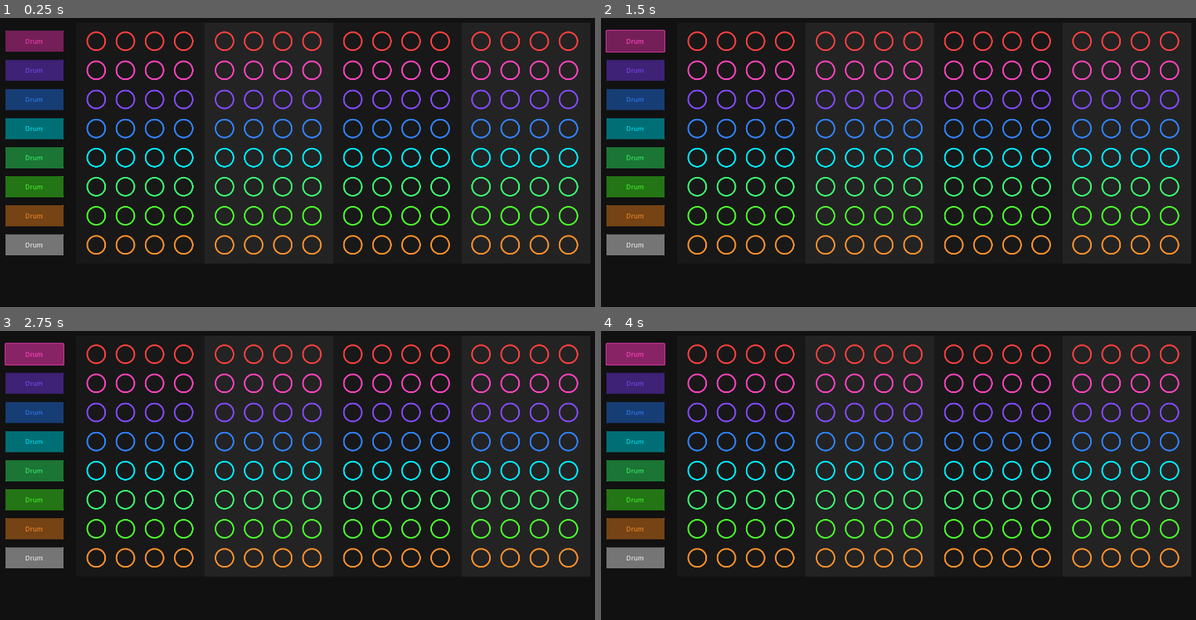
Above: before the commit, frames 1-4 (two rows, left to right).
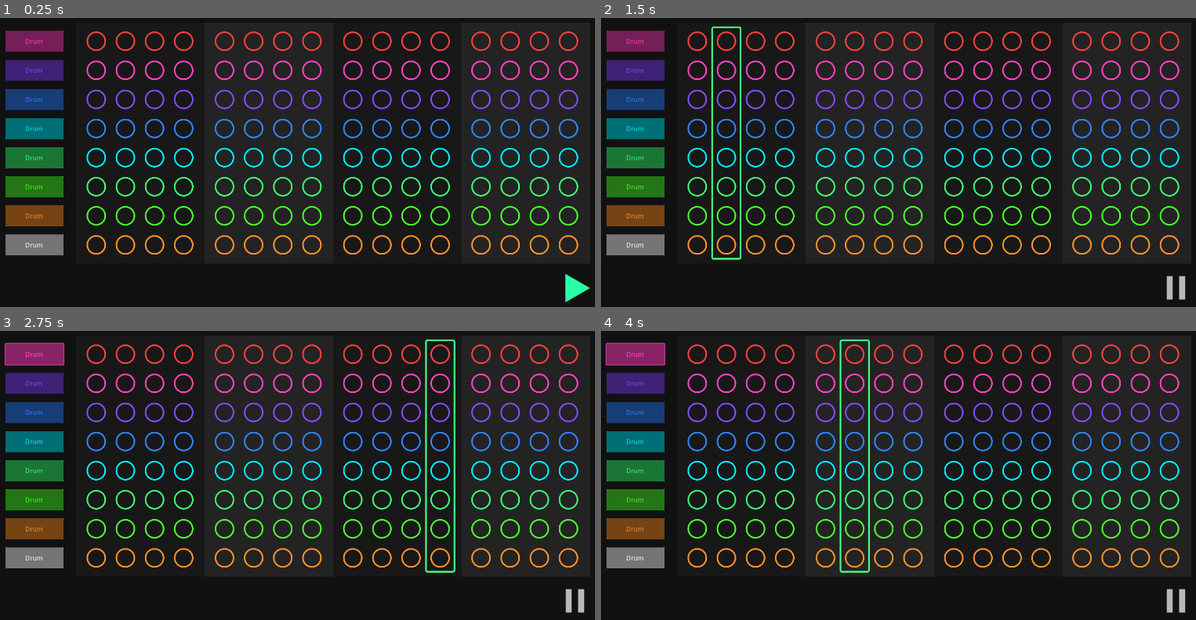
Above: after the commit, the same moments.

Repository: JulienToumieh/bsteppr
Game: Godot game, scene res://main.tscn
Same seed, same stepped clock (60 frames per second), same inputs: the game is played once before the commit and once after it.
Inputs (mouse positions are in pixels of both pictures, inside the frame that each line leads up to):
- Up to frame 1 (0.25 s): no input
- Up to frame 2 (1.5 s): click "Drum" at 0.5 s; click (1178, 289) at 1.27 s
- Up to frame 3 (2.75 s): click "Drum" at 2 s
- Up to frame 4 (4 s): click "Drum" at 2.75 s

The runs differ from the first frame. In frame 1, 0.2% of the frame differs, in the area x 94-100%, y 88-99%; in frame 2, 0.9%; in frame 3, 0.9%, in the area x 71-99%, y 2-98%; in frame 4, 0.9%.

Commit message:
A simple playback implementation + visual tracker

Diff:
--- a/Globals.gd
+++ b/Globals.gd
@@ -116,18 +116,46 @@
 
 var activeBeat = beatA
 
+var playbackPosition = 0
+var playing = false
+
+var last_tick_time = 0
+var tempo = 60000/128
+
+func togglePlayback():
+	if playing:
+		playing = false
+		playbackPosition = 0
+	else:
+		playing = true
+
+func tick():
+	if playbackPosition == 16:
+		playbackPosition = 1
+	else:
+		playbackPosition += 1
+
+	if playbackPosition % 4 == 0: playSound(3)
+
 func _ready():
 	pass
 
+func _process(delta):
 
-func _process(delta):
-	pass
+	if playing:
+		var current_time = Time.get_ticks_msec()
+		if current_time - last_tick_time >= tempo/4:
+			last_tick_time = current_time
+			tick()
 
 
 func playSound(id):
-	print(id)
 	match id:
-		1:
-			get_node("Instrument1").play()
-		2:
-			get_node("Instrument2").play()
+		1: get_node("Instrument1").play()
+		2: get_node("Instrument2").play()
+		3: get_node("Instrument3").play()
+		4: get_node("Instrument4").play()
+		5: get_node("Instrument5").play()
+		6: get_node("Instrument6").play()
+		7: get_node("Instrument7").play()
+		8: get_node("Instrument8").play()
--- a/Globals.tscn
+++ b/Globals.tscn
@@ -1,26 +1,37 @@
-[gd_scene load_steps=4 format=3 uid="uid://8cfy385fp777"]
+[gd_scene load_steps=5 format=3 uid="uid://8cfy385fp777"]
 
 [ext_resource type="Script" path="res://Globals.gd" id="1_wmx5g"]
 [ext_resource type="AudioStream" uid="uid://cgmrrxp73ev1m" path="res://drumkits/pop/1.wav" id="2_qgh4h"]
 [ext_resource type="AudioStream" uid="uid://c7hhjdug82m3y" path="res://drumkits/pop/2.wav" id="3_qay8j"]
+[ext_resource type="AudioStream" uid="uid://bgqpk2lid82o4" path="res://drumkits/pop/3.wav" id="4_d76ke"]
 
 [node name="GlobalScene" type="Node2D"]
 script = ExtResource("1_wmx5g")
 
 [node name="Instrument1" type="AudioStreamPlayer" parent="."]
 stream = ExtResource("2_qgh4h")
+max_polyphony = 4
 
 [node name="Instrument2" type="AudioStreamPlayer" parent="."]
 stream = ExtResource("3_qay8j")
+max_polyphony = 4
 
 [node name="Instrument3" type="AudioStreamPlayer" parent="."]
+stream = ExtResource("4_d76ke")
+max_polyphony = 4
 
 [node name="Instrument4" type="AudioStreamPlayer" parent="."]
+stream = ExtResource("4_d76ke")
+max_polyphony = 4
 
 [node name="Instrument5" type="AudioStreamPlayer" parent="."]
+max_polyphony = 4
 
 [node name="Instrument6" type="AudioStreamPlayer" parent="."]
+max_polyphony = 4
 
 [node name="Instrument7" type="AudioStreamPlayer" parent="."]
+max_polyphony = 4
 
 [node name="Instrument8" type="AudioStreamPlayer" parent="."]
+max_polyphony = 4
--- /dev/null
+++ b/assets/Untitled.svg
@@ -0,0 +1,7 @@
+<?xml version="1.0" encoding="UTF-8" standalone="no"?>
+<!DOCTYPE svg PUBLIC "-//W3C//DTD SVG 1.1//EN" "http://www.w3.org/Graphics/SVG/1.1/DTD/svg11.dtd">
+<svg width="100%" height="100%" viewBox="0 0 237 1182" version="1.1" xmlns="http://www.w3.org/2000/svg" xmlns:xlink="http://www.w3.org/1999/xlink" xml:space="preserve" xmlns:serif="http://www.serif.com/" style="fill-rule:evenodd;clip-rule:evenodd;stroke-linecap:round;stroke-linejoin:round;stroke-miterlimit:1.5;">
+    <g transform="matrix(1,0,0,1,-47.2441,2.27374e-13)">
+        <path d="M236.22,61.417L236.22,1119.68C236.22,1127.51 229.87,1133.86 222.047,1133.86L108.661,1133.86C100.839,1133.86 94.488,1127.51 94.488,1119.68L94.488,61.417C94.488,53.595 100.839,47.244 108.661,47.244L222.047,47.244C229.87,47.244 236.22,53.595 236.22,61.417Z" style="fill:none;stroke:white;stroke-width:6.25px;"/>
+    </g>
+</svg>
--- /dev/null
+++ b/assets/pause.svg
@@ -0,0 +1,10 @@
+<?xml version="1.0" encoding="UTF-8" standalone="no"?>
+<!DOCTYPE svg PUBLIC "-//W3C//DTD SVG 1.1//EN" "http://www.w3.org/Graphics/SVG/1.1/DTD/svg11.dtd">
+<svg width="100%" height="100%" viewBox="0 0 237 237" version="1.1" xmlns="http://www.w3.org/2000/svg" xmlns:xlink="http://www.w3.org/1999/xlink" xml:space="preserve" xmlns:serif="http://www.serif.com/" style="fill-rule:evenodd;clip-rule:evenodd;stroke-linejoin:round;stroke-miterlimit:2;">
+    <g transform="matrix(0.506667,0,0,0.506667,-13.2283,-31.4961)">
+        <rect x="118.11" y="118.11" width="94.488" height="354.331" style="fill:white;"/>
+    </g>
+    <g transform="matrix(0.506667,0,0,0.506667,-13.8583,-31.4961)">
+        <rect x="307.087" y="118.11" width="94.488" height="354.331" style="fill:white;"/>
+    </g>
+</svg>
--- /dev/null
+++ b/assets/playback tracker.svg
@@ -0,0 +1,7 @@
+<?xml version="1.0" encoding="UTF-8" standalone="no"?>
+<!DOCTYPE svg PUBLIC "-//W3C//DTD SVG 1.1//EN" "http://www.w3.org/Graphics/SVG/1.1/DTD/svg11.dtd">
+<svg width="100%" height="100%" viewBox="0 0 237 1182" version="1.1" xmlns="http://www.w3.org/2000/svg" xmlns:xlink="http://www.w3.org/1999/xlink" xml:space="preserve" xmlns:serif="http://www.serif.com/" style="fill-rule:evenodd;clip-rule:evenodd;stroke-linecap:round;stroke-linejoin:round;stroke-miterlimit:1.5;">
+    <g transform="matrix(1,0,0,1,-47.2441,2.27374e-13)">
+        <path d="M236.22,55.57L236.22,1125.53C236.22,1130.13 232.49,1133.86 227.894,1133.86L102.814,1133.86C98.219,1133.86 94.488,1130.13 94.488,1125.53L94.488,55.57C94.488,50.975 98.219,47.244 102.814,47.244L227.894,47.244C232.49,47.244 236.22,50.975 236.22,55.57Z" style="fill:none;stroke:white;stroke-width:8.33px;"/>
+    </g>
+</svg>
--- /dev/null
+++ b/main.gd
@@ -0,0 +1,14 @@
+extends Node2D
+
+
+func _ready():
+	pass
+
+
+func _process(delta):
+	get_node("PlayPauseButton/Play").visible = not Globals.playing
+	get_node("PlayPauseButton/Pause").visible = Globals.playing
+
+
+func _on_play_pause_button_pressed():
+	Globals.togglePlayback()
--- a/main.tscn
+++ b/main.tscn
@@ -1,9 +1,15 @@
-[gd_scene load_steps=3 format=3 uid="uid://gptqi34mccih"]
+[gd_scene load_steps=7 format=3 uid="uid://gptqi34mccih"]
 
 [ext_resource type="PackedScene" uid="uid://dyjphmfje7qcq" path="res://scenes/beat_grid.tscn" id="1_1by64"]
+[ext_resource type="Script" path="res://main.gd" id="1_3c72v"]
 [ext_resource type="Texture2D" uid="uid://bchy7yf4dedqm" path="res://assets/Frame 5.png" id="1_t6763"]
+[ext_resource type="Texture2D" uid="uid://cg36m0tjfsvsn" path="res://assets/play.svg" id="3_go3ir"]
+[ext_resource type="Texture2D" uid="uid://wmohuhkst3hw" path="res://assets/pause.svg" id="5_vupvr"]
+
+[sub_resource type="StyleBoxEmpty" id="StyleBoxEmpty_xcn34"]
 
 [node name="Main" type="Node2D"]
+script = ExtResource("1_3c72v")
 
 [node name="Frame5" type="Sprite2D" parent="."]
 visible = false
@@ -12,3 +18,26 @@
 
 [node name="BeatGrid" parent="." instance=ExtResource("1_1by64")]
 position = Vector2(273, 79)
+
+[node name="PlayPauseButton" type="Button" parent="."]
+offset_left = 1417.0
+offset_top = 648.0
+offset_right = 1500.0
+offset_bottom = 733.0
+theme_override_styles/focus = SubResource("StyleBoxEmpty_xcn34")
+flat = true
+
+[node name="Play" type="Sprite2D" parent="PlayPauseButton"]
+visible = false
+modulate = Color(0.16, 1, 0.65, 1)
+position = Vector2(40, 42)
+scale = Vector2(0.863444, 0.863444)
+texture = ExtResource("3_go3ir")
+
+[node name="Pause" type="Sprite2D" parent="PlayPauseButton"]
+modulate = Color(0.72, 0.72, 0.72, 1)
+position = Vector2(39, 41)
+scale = Vector2(0.320675, 0.320675)
+texture = ExtResource("5_vupvr")
+
+[connection signal="pressed" from="PlayPauseButton" to="." method="_on_play_pause_button_pressed"]
--- a/scenes/beat_grid.gd
+++ b/scenes/beat_grid.gd
@@ -3,6 +3,8 @@
 var BeatStep = preload("res://components/beat_step.tscn")
 var InstrumentRow = preload("res://components/instrument_row.tscn")
 var grid = Globals.beatA
+
+var playbackTracker = [-1000,0,72,144,216,317,389,461,533,634,706,778,850,951,1023,1095,1167]
 
 func _ready():
 	var x = 0
@@ -27,5 +29,6 @@
 		instrument.instrumentID = i + 1
 		add_child(instrument)
 
+
 func _process(delta):
-	pass
+	get_node("PlaybackTracker").position.x = playbackTracker[Globals.playbackPosition]
--- a/scenes/beat_grid.tscn
+++ b/scenes/beat_grid.tscn
@@ -1,8 +1,9 @@
-[gd_scene load_steps=4 format=3 uid="uid://dyjphmfje7qcq"]
+[gd_scene load_steps=5 format=3 uid="uid://dyjphmfje7qcq"]
 
 [ext_resource type="Script" path="res://scenes/beat_grid.gd" id="1_31vxn"]
 [ext_resource type="Texture2D" uid="uid://bchy7yf4dedqm" path="res://assets/Frame 5.png" id="2_x3yry"]
 [ext_resource type="Texture2D" uid="uid://cwguhnm6ysoaf" path="res://assets/1px.png" id="3_ic01s"]
+[ext_resource type="Texture2D" uid="uid://biflwov1pyjrn" path="res://assets/playback tracker.svg" id="4_suubu"]
 
 [node name="BeatGrid" type="Node2D"]
 script = ExtResource("1_31vxn")
@@ -39,3 +40,9 @@
 rotation = -3.14159
 scale = Vector2(317.983, -596.292)
 texture = ExtResource("3_ic01s")
+
+[node name="PlaybackTracker" type="Sprite2D" parent="."]
+modulate = Color(0.27, 1, 0.501167, 1)
+position = Vector2(0, 252)
+scale = Vector2(0.495781, 0.527433)
+texture = ExtResource("4_suubu")
Not shown, added: assets/Untitled.svg.import
Not shown, added: assets/pause.svg.import
Not shown, added: assets/playback tracker.svg.import
Not shown, added: drumkits/pop/3.wav.import
Not shown, added: drumkits/pop/3.wav
